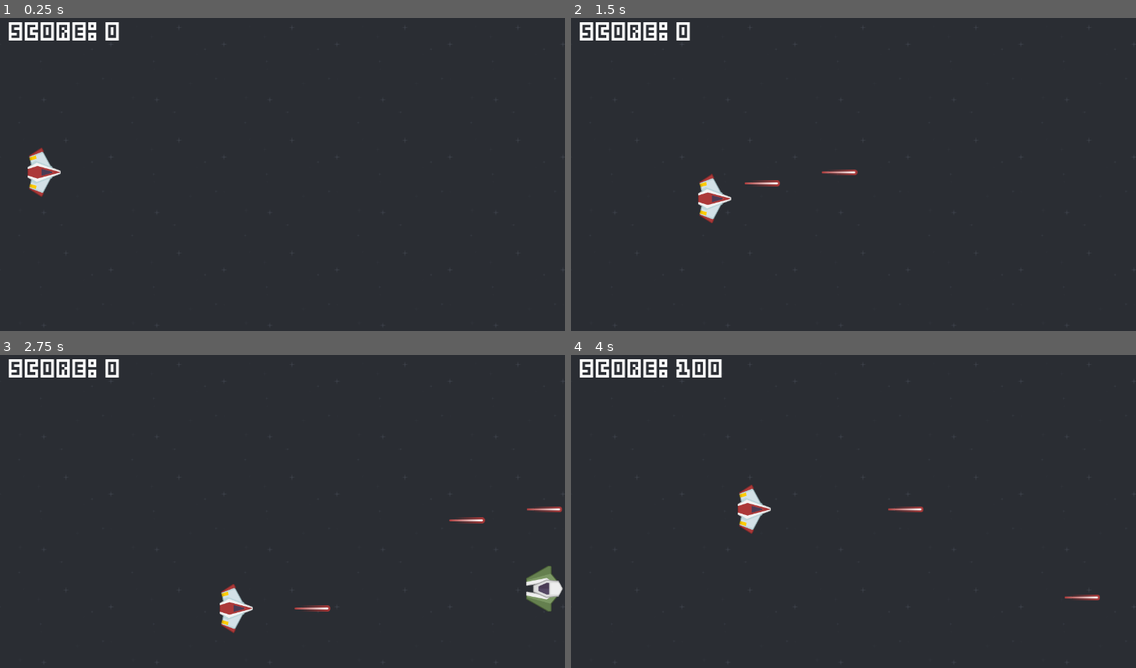
Above: before the commit, frames 1-4 (two rows, left to right).
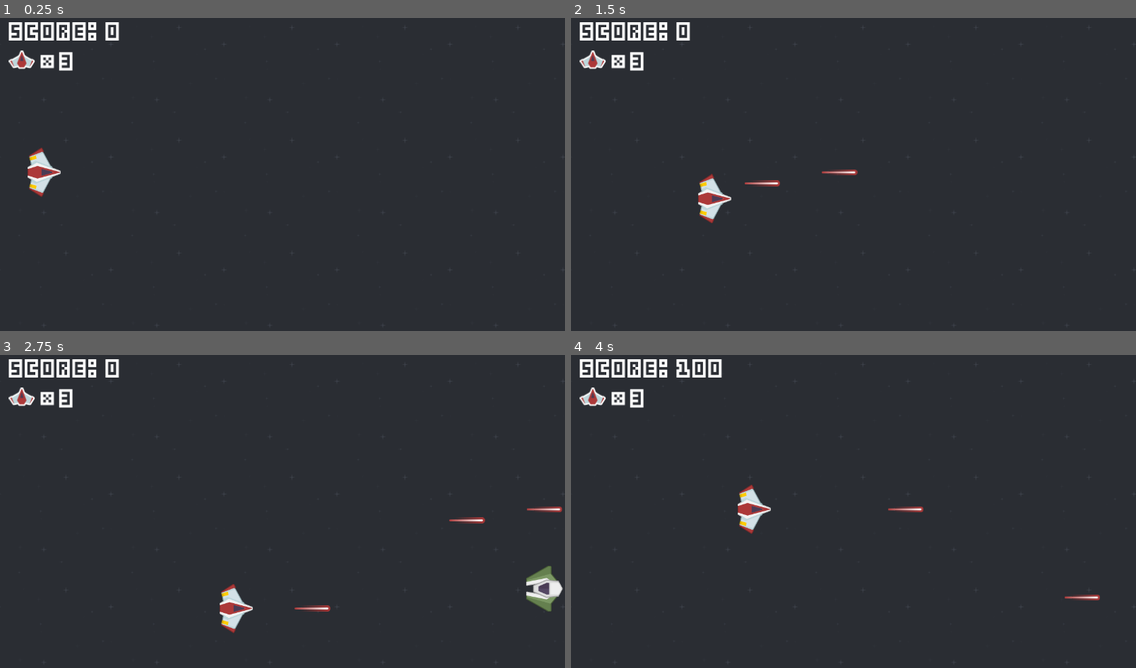
Above: after the commit, the same moments.

Repository: ardkoornstra/learning-godot-2d
Game: Godot game, scene res://scenes/game.tscn
Same seed, same stepped clock (60 frames per second), same inputs: the game is played once before the commit and once after it.
Inputs:
- Up to frame 1 (0.25 s): no input
- Up to frame 2 (1.5 s): tap Enter at 0.5 s; hold D (right) 0.53-1.28 s; tap Space (shoot) at 0.6, 1.35 s; hold S (down) from 1.28 s (still down)
- Up to frame 3 (2.75 s): release S (down) at 2.03 s; hold D (right) from 2.03 s (still down); tap Space (shoot) at 2.1 s
- Up to frame 4 (4 s): release D (right) at 2.78 s; hold W (up) 2.78-3.53 s; tap Space (shoot) at 2.85, 3.6 s; hold A (left) from 3.53 s (still down)

The runs differ from the first frame. In frame 1, 0.4% of the frame differs, in the area x 1-13%, y 10-17%; in frame 2, 0.4%; in frame 3, 0.4%; in frame 4, 0.4%.

Commit message:
Lives and game over

Diff:
--- /dev/null
+++ b/AlienAttack/scenes/game_over.tscn
@@ -0,0 +1,94 @@
+[gd_scene load_steps=5 format=3 uid="uid://7ouuy20hxwhr"]
+
+[ext_resource type="FontFile" uid="uid://2vn78f04sj6w" path="res://assets/fonts/Kenney Blocks.ttf" id="1_sv0s8"]
+[ext_resource type="Script" path="res://scripts/game_over.gd" id="1_xso08"]
+
+[sub_resource type="StyleBoxFlat" id="StyleBoxFlat_naxpe"]
+bg_color = Color(0.35, 0, 0, 1)
+border_width_left = 3
+border_width_top = 3
+border_width_right = 3
+border_width_bottom = 3
+border_color = Color(1, 1, 1, 1)
+
+[sub_resource type="LabelSettings" id="LabelSettings_fk5dr"]
+font = ExtResource("1_sv0s8")
+font_size = 48
+
+[node name="GameOver" type="Control"]
+layout_mode = 3
+anchors_preset = 15
+anchor_right = 1.0
+anchor_bottom = 1.0
+grow_horizontal = 2
+grow_vertical = 2
+script = ExtResource("1_xso08")
+
+[node name="Panel" type="Panel" parent="."]
+layout_mode = 1
+anchors_preset = 8
+anchor_left = 0.5
+anchor_top = 0.5
+anchor_right = 0.5
+anchor_bottom = 0.5
+offset_left = -250.0
+offset_top = -150.0
+offset_right = 250.0
+offset_bottom = 150.0
+grow_horizontal = 2
+grow_vertical = 2
+theme_override_styles/panel = SubResource("StyleBoxFlat_naxpe")
+
+[node name="GameOver" type="Label" parent="Panel"]
+layout_mode = 1
+anchors_preset = 8
+anchor_left = 0.5
+anchor_top = 0.5
+anchor_right = 0.5
+anchor_bottom = 0.5
+offset_left = -157.5
+offset_top = -110.0
+offset_right = 157.5
+offset_bottom = -38.0
+grow_horizontal = 2
+grow_vertical = 2
+text = "GAME OVER"
+label_settings = SubResource("LabelSettings_fk5dr")
+horizontal_alignment = 1
+
+[node name="Score" type="Label" parent="Panel"]
+layout_mode = 1
+anchors_preset = 8
+anchor_left = 0.5
+anchor_top = 0.5
+anchor_right = 0.5
+anchor_bottom = 0.5
+offset_left = -163.5
+offset_top = -36.0
+offset_right = 163.5
+offset_bottom = 36.0
+grow_horizontal = 2
+grow_vertical = 2
+text = "Score: 000
+"
+label_settings = SubResource("LabelSettings_fk5dr")
+horizontal_alignment = 1
+
+[node name="Button" type="Button" parent="Panel"]
+layout_mode = 1
+anchors_preset = 7
+anchor_left = 0.5
+anchor_top = 1.0
+anchor_right = 0.5
+anchor_bottom = 1.0
+offset_left = -110.0
+offset_top = -100.0
+offset_right = 110.0
+offset_bottom = -20.0
+grow_horizontal = 2
+grow_vertical = 0
+theme_override_fonts/font = ExtResource("1_sv0s8")
+theme_override_font_sizes/font_size = 48
+text = "RETRY"
+
+[connection signal="pressed" from="Panel/Button" to="." method="_on_button_pressed"]
--- a/AlienAttack/scenes/hud.tscn
+++ b/AlienAttack/scenes/hud.tscn
@@ -1,7 +1,8 @@
-[gd_scene load_steps=4 format=3 uid="uid://dta7ax7paljp6"]
+[gd_scene load_steps=5 format=3 uid="uid://dta7ax7paljp6"]
 
 [ext_resource type="FontFile" uid="uid://2vn78f04sj6w" path="res://assets/fonts/Kenney Blocks.ttf" id="1_s7klh"]
 [ext_resource type="Script" path="res://scripts/hud.gd" id="1_xjpkb"]
+[ext_resource type="Texture2D" uid="uid://bop1cy1ca1ci1" path="res://assets/textures/playerLife2_red.png" id="3_dd3r1"]
 
 [sub_resource type="LabelSettings" id="LabelSettings_uu8nr"]
 font = ExtResource("1_s7klh")
@@ -23,3 +24,31 @@
 offset_bottom = 72.0
 text = "SCORE: 000"
 label_settings = SubResource("LabelSettings_uu8nr")
+
+[node name="x" type="Label" parent="."]
+layout_mode = 0
+offset_left = 92.0
+offset_top = 68.0
+offset_right = 128.0
+offset_bottom = 140.0
+text = "×"
+label_settings = SubResource("LabelSettings_uu8nr")
+
+[node name="Lives" type="Label" parent="."]
+layout_mode = 0
+offset_left = 134.0
+offset_top = 68.0
+offset_right = 205.0
+offset_bottom = 140.0
+text = "0"
+label_settings = SubResource("LabelSettings_uu8nr")
+
+[node name="Life" type="TextureRect" parent="."]
+layout_mode = 0
+offset_left = 20.0
+offset_top = 75.0
+offset_right = 60.0
+offset_bottom = 115.0
+scale = Vector2(1.5, 1.5)
+texture = ExtResource("3_dd3r1")
+stretch_mode = 5
--- a/AlienAttack/scripts/game.gd
+++ b/AlienAttack/scripts/game.gd
@@ -3,19 +3,24 @@
 var lives: int = 3
 var score: int = 0
 
+var gameOverScene = preload("res://scenes/game_over.tscn")
 @onready var player: Node = $Player
 @onready var hud: Node = $UI/HUD
 
 func _ready():
 	hud.setScoreLabel(score)
+	hud.setLives(lives)
 
 func _on_deathzone_area_entered(area):
 	area.die()
+	reduceLives()
+	if lives == 0:
+		endGame()
 
 func _on_player_took_damage():
-	lives -= 1
+	reduceLives()
 	if lives == 0:
-		player.die()
+		endGame()
 
 func _on_enemy_spawner_enemy_spawned(instance):
 	add_child(instance)
@@ -24,3 +29,15 @@
 func _on_enemy_killed():
 	score += 100
 	hud.setScoreLabel(score)
+
+func reduceLives():
+	lives -= 1
+	if lives > -1:
+		hud.setLives(lives)
+
+func endGame():
+	player.die()
+	await get_tree().create_timer(1.5).timeout
+	var gameOver = gameOverScene.instantiate()
+	$UI.add_child(gameOver)
+	gameOver.setScore(score)
--- /dev/null
+++ b/AlienAttack/scripts/game_over.gd
@@ -0,0 +1,9 @@
+extends Control
+
+@onready var score: Node = $Panel/Score
+
+func setScore(newScore):
+	score.text = "SCORE: " + str(newScore)
+
+func _on_button_pressed():
+	get_tree().reload_current_scene()
--- a/AlienAttack/scripts/hud.gd
+++ b/AlienAttack/scripts/hud.gd
@@ -1,6 +1,10 @@
 extends Control
 
 @onready var score: Node = $Score
+@onready var lives: Node = $Lives
 
 func setScoreLabel(newScore):
 	score.text = "SCORE: " + str(newScore)
+
+func setLives(newLives):
+	lives.text = str(newLives)
Not shown, added: SpeedySaucer/SpeedySaucer.exe
Not shown, added: SpeedySaucer/SpeedySaucer.pck
